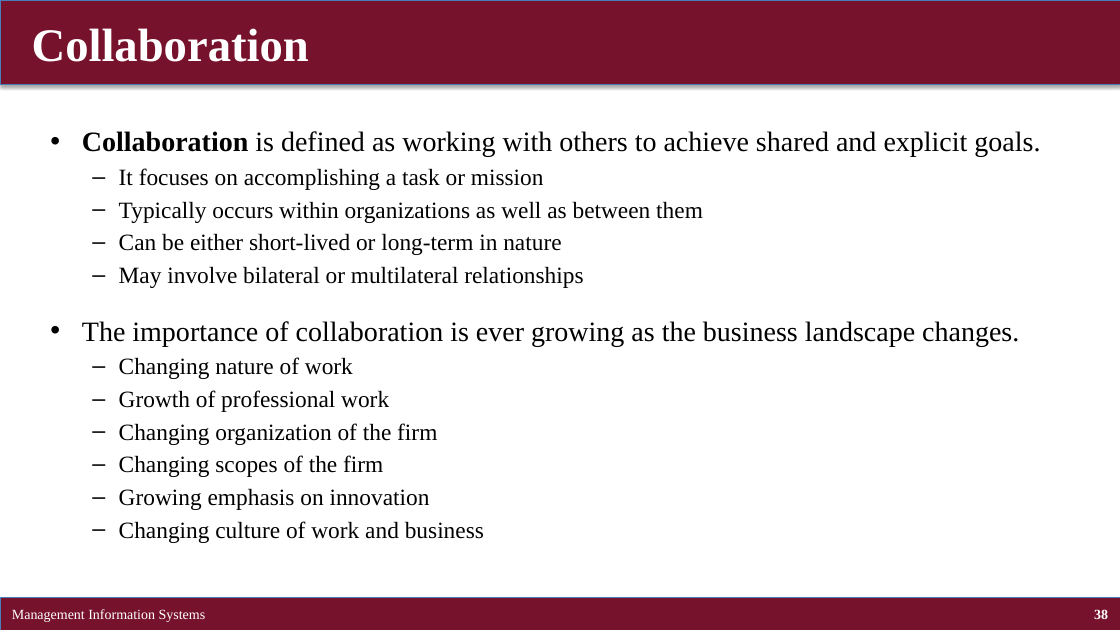
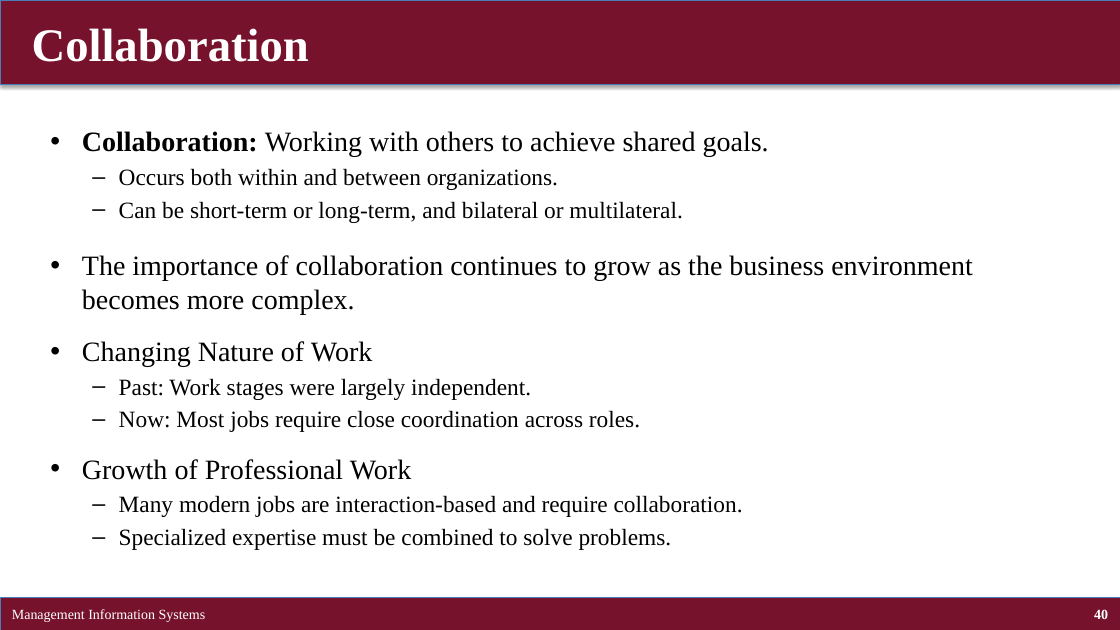
Before and after one commit to brianhwpark/brianhwpark.github.io, a slide deck: slide 40 of files/teaching-resources/concordiacollege-busn-315/busn-315-lecture-note/busn315-ch02.pptx (slide 38 before the commit). Drawn at 1120x630 pixels with LibreOffice and Linux fonts; fonts in the diff are those of the drawing. Boxes give left, top, right and bottom in pixels: in the first picture for what was removed or moved away, otherwise in the second. Text is boxed around its words. In the diff, an @@ line names an element or a change of style, - is before the commit and + after.

```diff
--- a/files/teaching-resources/concordiacollege-busn-315/busn-315-lecture-note/busn315-ch02.pptx
+++ b/files/teaching-resources/concordiacollege-busn-315/busn-315-lecture-note/busn315-ch02.pptx
@@ text at bbox=[82, 131, 972, 550]: text changed @@
-• Collaboration is defined as working with others to achieve shared and explicit goals.
-  – It focuses on accomplishing a task or mission
-  – Typically occurs within organizations as well as between them
-  – Can be either short-lived or long-term in nature
-  – May involve bilateral or multilateral relationships
-• The importance of collaboration is ever growing as the business landscape changes.
-  – Changing nature of work
-  – Growth of professional work
-  – Changing organization of the firm
-  – Changing scopes of the firm
-  – Growing emphasis on innovation
-  – Changing culture of work and business
+• Collaboration: Working with others to achieve shared goals.
+  – Occurs both within and between organizations.
+  – Can be short-term or long-term, and bilateral or multilateral.
+• The importance of collaboration continues to grow as the business environment becomes more complex.
+• Changing Nature of Work
+  – Past: Work stages were largely independent.
+  – Now: Most jobs require close coordination across roles.
+• Growth of Professional Work
+  – Many modern jobs are interaction-based and require collaboration.
+  – Specialized expertise must be combined to solve problems.
@@ page number at bbox=[1094, 609, 1108, 619]: text changed @@
-38
+40
```
Also in this commit, not shown: 40 other slides changed, 6 slides added, 4 slides removed, 9 other files.
